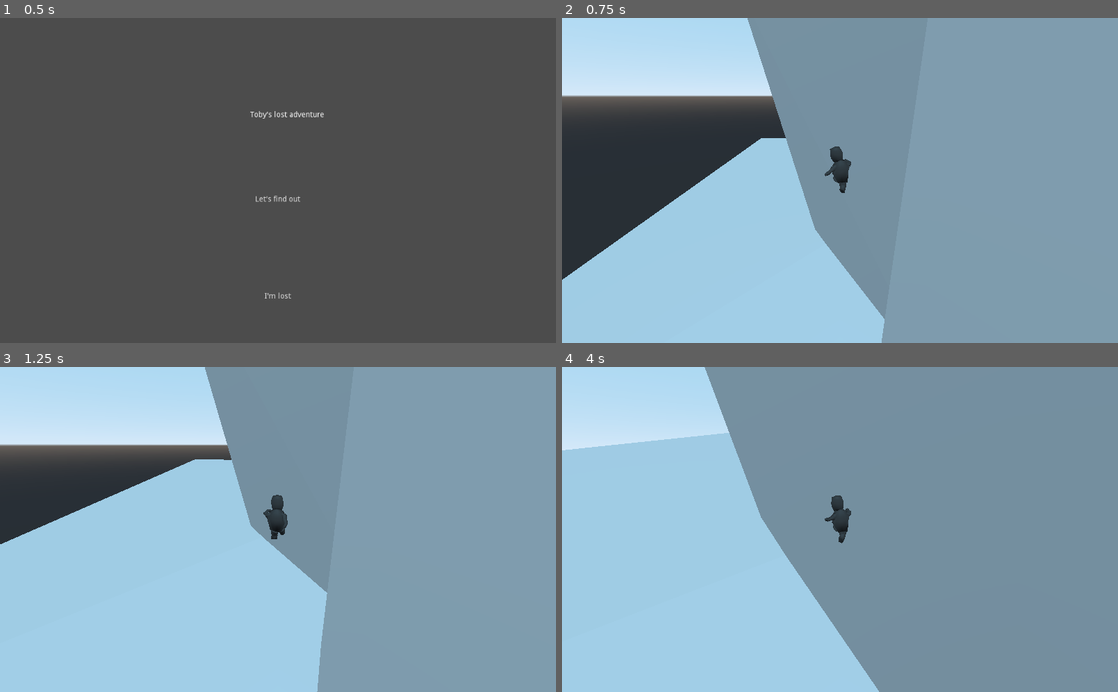
Above: before the commit, frames 1-4 (two rows, left to right).
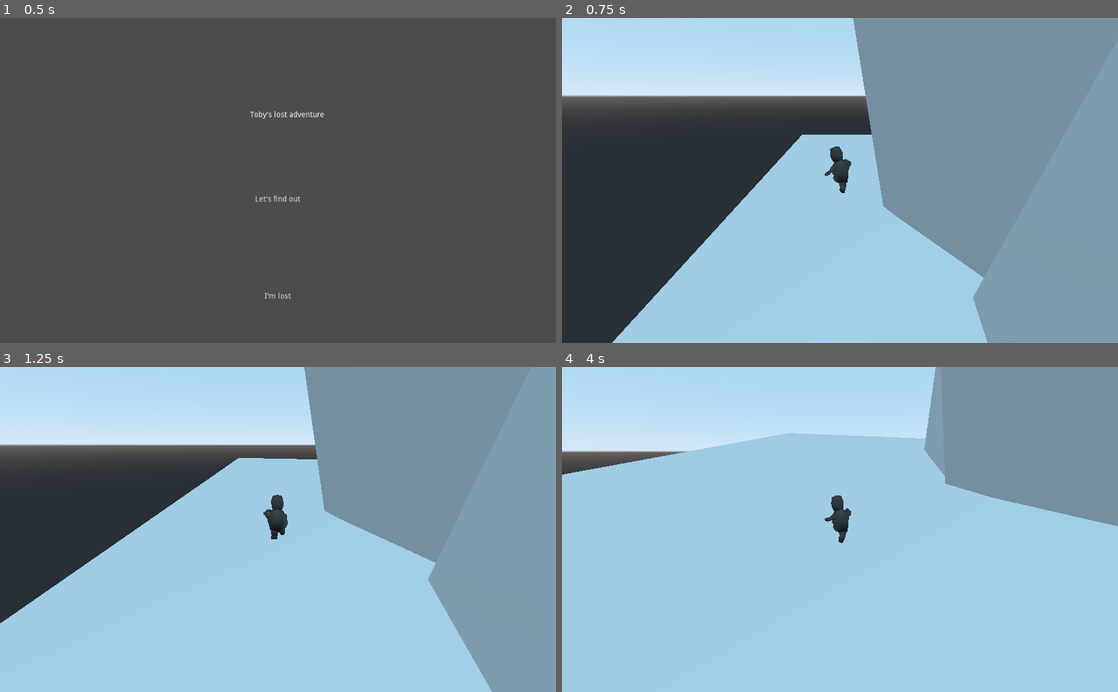
Above: after the commit, the same moments.

Repository: freskoulix/ggj-2021
Game: Godot game, scene res://scenes/RootScene.tscn
The game is run twice, just before and just after one commit, with the same random seed, the same clock (stepped at 60 frames per second) and the same inputs.
Inputs (mouse positions are in pixels of both pictures, inside the frame that each line leads up to):
- Up to frame 1 (0.5 s): no input
- Up to frame 2 (0.75 s): click "Let's find out" at 0.5 s
- Up to frame 3 (1.25 s): no input
- Up to frame 4 (4 s): move the mouse to (867, 529) at 1.27 s; hold W (move_forward) from 1.28 s (still down); tap Space (jump) at 1.52, 2.27, 3.77 s; move the mouse to (812, 529) at 2.02 s; move the mouse to (851, 523) at 2.77 s; move the mouse to (834, 536) at 3.52 s

Frame 1 is identical in both runs. In frame 2, 26% of the frame differs, in the area x 0-77%, y 0-100%; in frame 3, 26%; in frame 4, 48%, in the area x 0-100%, y 0-100%.

Commit message:
Changed character initial position

Diff:
--- a/scenes/Character.tscn
+++ b/scenes/Character.tscn
@@ -45,7 +45,7 @@
 [sub_resource type="CapsuleShape" id=12]
 
 [node name="Root" type="Spatial"]
-transform = Transform( 1, 0, 0, 0, 1, 0, 0, 0, 1, 7, 9.05, 7 )
+transform = Transform( 1, 0, 0, 0, 1, 0, 0, 0, 1, 10, 9.05, 5 )
 
 [node name="Player" type="KinematicBody" parent="."]
 transform = Transform( 1, 0, 0, 0, 1, 0, 0, 0, 1, 0, 0.4, 0 )
Not shown, added: audio/music/loki_music_1.wav.import
Not shown, added: audio/music/loki_music_2.wav.import
